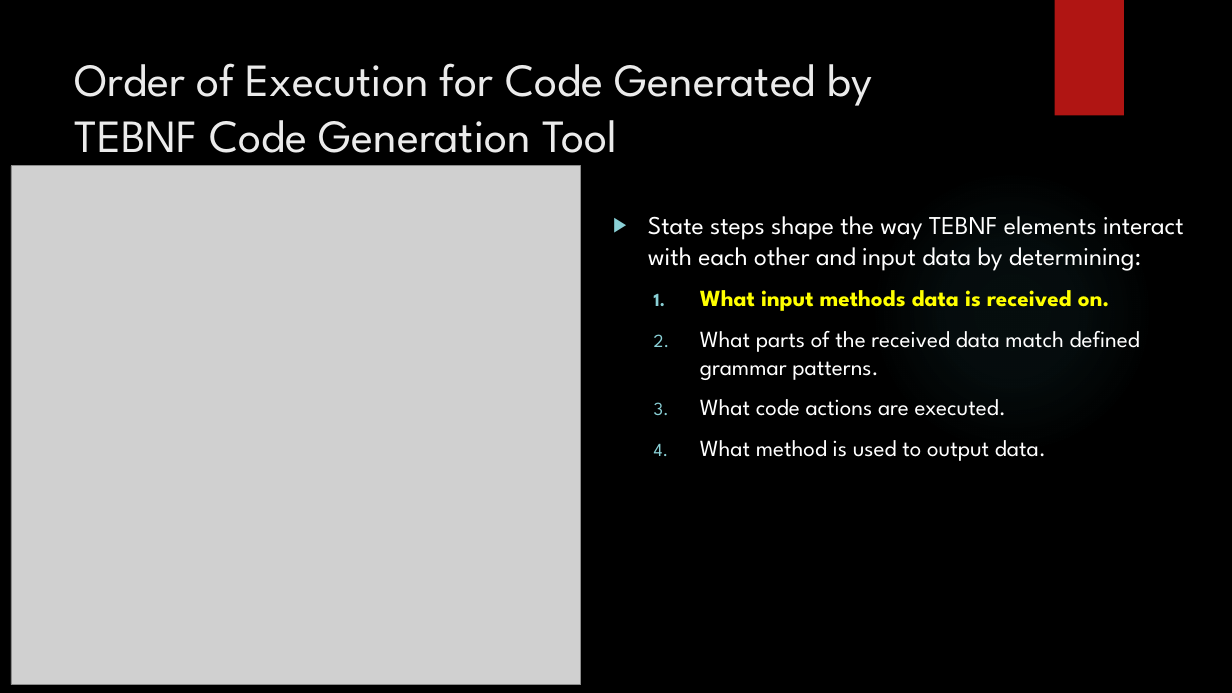
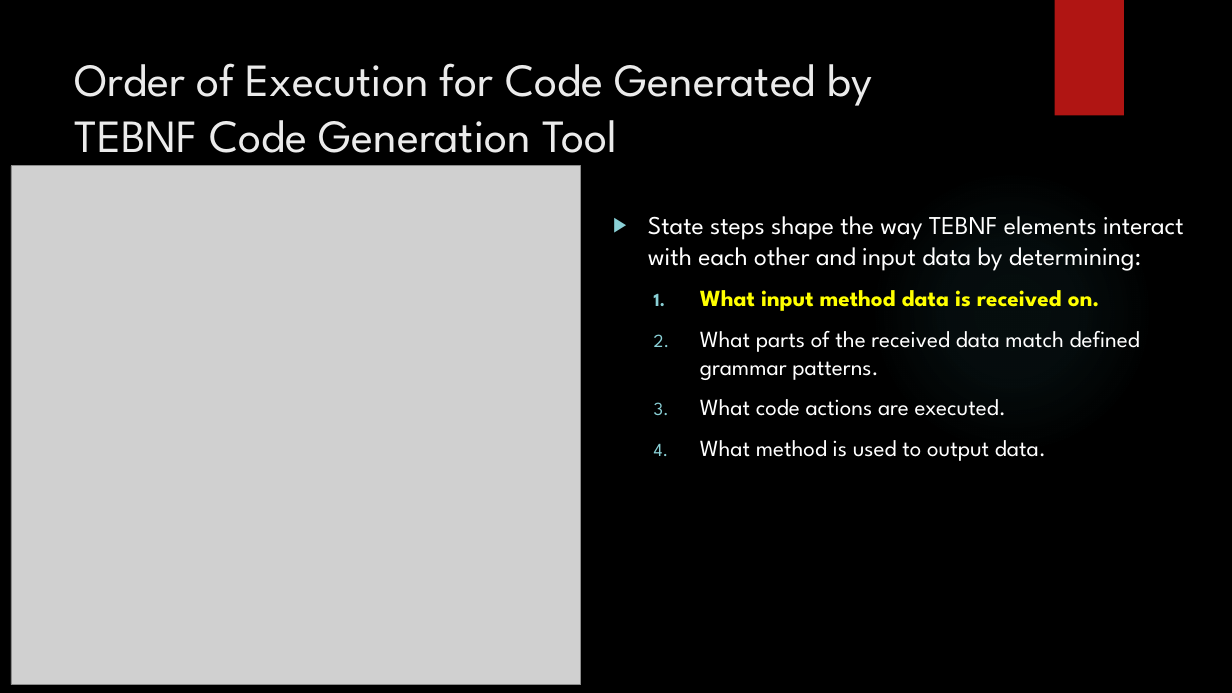
Before and after one commit to JasonGYoung/ProjectReport, a slide deck: slide 26 of DefensePresentation.pptx (slide 27 before the commit). Drawn at 1232x693 pixels with LibreOffice and Linux fonts; fonts in the diff are those of the drawing; grey boxes stand for pictures; background and template pictures are left out. Boxes give left, top, right and bottom in pixels: in the first picture for what was removed or moved away, otherwise in the second. Text is boxed around its words. In the diff, an @@ line names an element or a change of style, - is before the commit and + after.

```diff
--- a/DefensePresentation.pptx
+++ b/DefensePresentation.pptx
@@ text at (700,290,1100,311): text changed @@
-  1. What input methods data is received on.
+  1. What input method data is received on.
```
Also in this commit, not shown: 12 other slides changed, 2 slides added, 2 slides removed.
